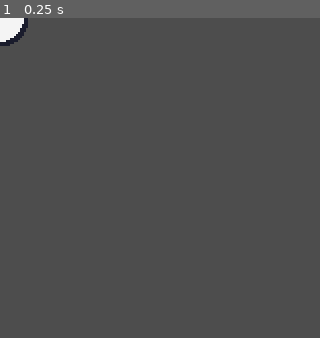
Above: before the commit, frame 1.
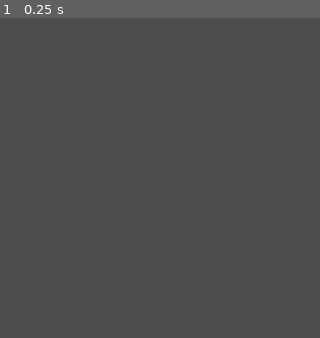
Above: after the commit, the same moment.

Repository: jamesbisraelson/7drl
Game: Godot game, scene res://scenes/explosion.tscn
The game is run twice, just before and just after one commit, with the same random seed, the same clock (stepped at 60 frames per second) and the same inputs. This scene is started directly instead of the project's main scene.
Inputs:
- Up to frame 1 (0.25 s): no input
The pictures show only the part of the screen within x 0-50%, y 0-50%; the shares and areas given below are measured in that part.

The runs differ from the first frame. In frame 1, 0.6% of the frame differs, in the area x 0-9%, y 0-9%.

Commit message:
finished explosions

Diff:
--- a/scenes/explosion.tscn
+++ b/scenes/explosion.tscn
@@ -1,6 +1,7 @@
-[gd_scene load_steps=3 format=3 uid="uid://bvaqyxfd12n8e"]
+[gd_scene load_steps=4 format=3 uid="uid://bvaqyxfd12n8e"]
 
 [ext_resource type="Texture2D" uid="uid://b21mkjg7g2y7h" path="res://assets/explosion.png" id="1_3rl8w"]
+[ext_resource type="Script" path="res://scripts/explosion.gd" id="2_pct1c"]
 [ext_resource type="Texture2D" uid="uid://dhukwnngvcdqq" path="res://assets/explosion_shadow.png" id="3_ddq73"]
 
 [node name="Explosion" type="Sprite2D"]
@@ -8,6 +9,7 @@
 z_as_relative = false
 texture_filter = 1
 texture = ExtResource("1_3rl8w")
+script = ExtResource("2_pct1c")
 
 [node name="Shadow" type="Sprite2D" parent="."]
 z_index = 3
--- /dev/null
+++ b/scenes/small_explosion.tscn
@@ -0,0 +1,20 @@
+[gd_scene load_steps=4 format=3 uid="uid://sveafqgcqen0"]
+
+[ext_resource type="Texture2D" uid="uid://b21mkjg7g2y7h" path="res://assets/explosion.png" id="1_lcp60"]
+[ext_resource type="Script" path="res://scripts/small_explosion.gd" id="2_qjlv1"]
+[ext_resource type="Texture2D" uid="uid://dhukwnngvcdqq" path="res://assets/explosion_shadow.png" id="3_vw65m"]
+
+[node name="SmallExplosion" type="Sprite2D"]
+z_index = 4
+z_as_relative = false
+texture_filter = 1
+scale = Vector2(0.5, 0.5)
+texture = ExtResource("1_lcp60")
+script = ExtResource("2_qjlv1")
+move_amount = 16.0
+
+[node name="Shadow" type="Sprite2D" parent="."]
+z_index = 3
+z_as_relative = false
+position = Vector2(2, 2)
+texture = ExtResource("3_vw65m")
--- a/scripts/enemy.gd
+++ b/scripts/enemy.gd
@@ -1,6 +1,9 @@
 extends CharacterBody2D
 
 const Explosion = preload('res://scenes/explosion.tscn')
+const SmallExplosion = preload('res://scenes/small_explosion.tscn')
+
+const SMALL_EXPLOSION_NUM = 3
 
 @export var move_speed: float
 @export var rotation_speed: float
@@ -27,14 +30,15 @@
 
 
 func take_damage(amount: float) -> void:
-	health -= amount
+	if health > 0:
+		health -= amount
 
-	health_bar_anim()
-	hit_anim()
+		health_bar_anim()
+		hit_anim()
 
 
-	if health <= 0:
-		kill()
+		if health <= 0:
+			kill()
 
 
 func hit_anim() -> Tween:
@@ -56,7 +60,13 @@
 	for ball in collapse_balls:
 		ball.collapse_enemies()
 
-	var explosion = Explosion.instantiate()
-	explosion.global_position = self.global_position
-	get_parent().add_child(explosion)
+	var e = Explosion.instantiate()
+	e.global_position = self.global_position
+	get_parent().add_child(e)
+
+	for i in SMALL_EXPLOSION_NUM:
+		var small_e = SmallExplosion.instantiate()
+		small_e.global_position = self.global_position
+		get_parent().add_child(small_e)
+
 	queue_free()
--- a/scripts/explosion.gd
+++ b/scripts/explosion.gd
@@ -2,4 +2,5 @@
 
 func _ready() -> void:
 	var tween = create_tween()
-	tween.tween_property(self, 'scale', 1.0, 2.0)
+	tween.tween_property(self, 'scale', Vector2.ZERO, 0.25)
+	tween.tween_callback(queue_free)
--- /dev/null
+++ b/scripts/small_explosion.gd
@@ -0,0 +1,12 @@
+extends Sprite2D
+
+@export var move_amount: float
+
+func _ready() -> void:
+	var direction = Vector2(randf_range(-1.0, 1.0), randf_range(-1.0, 1.0)).normalized()
+	var tween = create_tween()
+	tween.set_parallel()
+	tween.tween_property(self, 'position', direction * move_amount, 0.25).as_relative()
+	tween.tween_property(self, 'scale', Vector2.ZERO, 0.25)
+	tween.set_parallel(false)
+	tween.tween_callback(queue_free)
